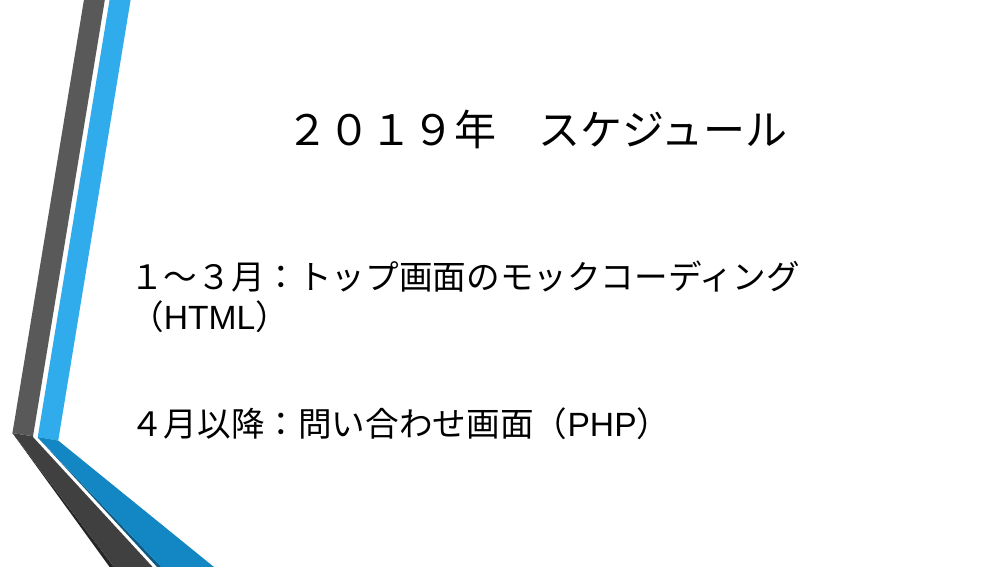
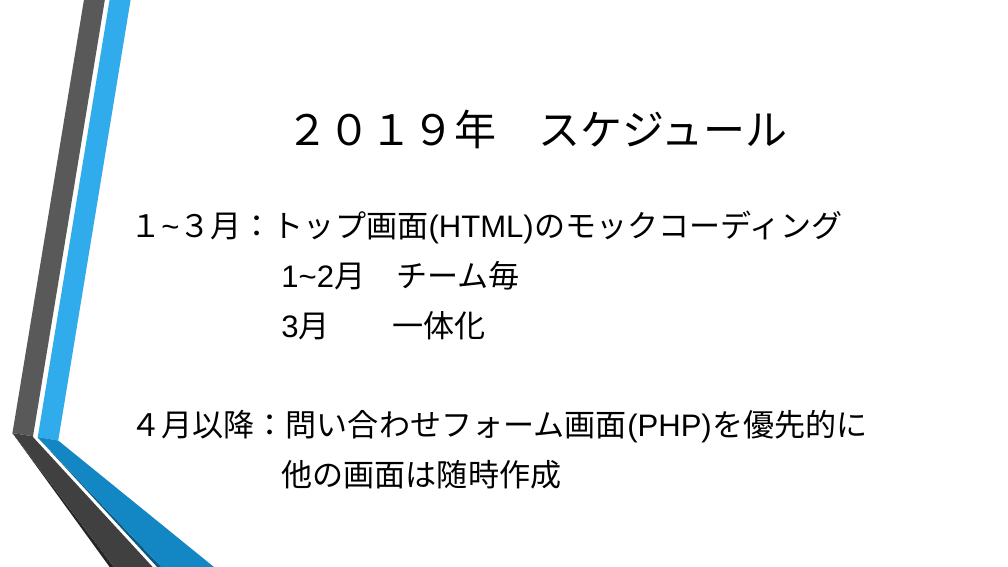
Before and after one commit to aimProjects/home-page-top, a slide deck: slide 8 of ２０１８年サイトリニューアル発表.pptx (slide 9 before the commit). Drawn at 1008x567 pixels with LibreOffice and Linux fonts; fonts in the diff are those of the drawing; background and template pictures are left out. Boxes give left, top, right and bottom in pixels: in the first picture for what was removed or moved away, otherwise in the second. Text is boxed around its words. In the diff, an @@ line names an element or a change of style, - is before the commit and + after.

```diff
--- a/２０１８年サイトリニューアル発表.pptx
+++ b/２０１８年サイトリニューアル発表.pptx
@@ text at box(130, 210, 867, 489): text changed; size 32 to 29.6 pt @@
-１～３月：トップ画面のモックコーディング（HTML）
-４月以降：問い合わせ画面（PHP）
+１~３月：トップ画面(HTML)のモックコーディング
+1~2月 チーム毎
+3月 一体化
+４月以降：問い合わせフォーム画面(PHP)を優先的に
+他の画面は随時作成
```
Also in this commit, not shown: 4 other slides changed, 1 slide removed.
